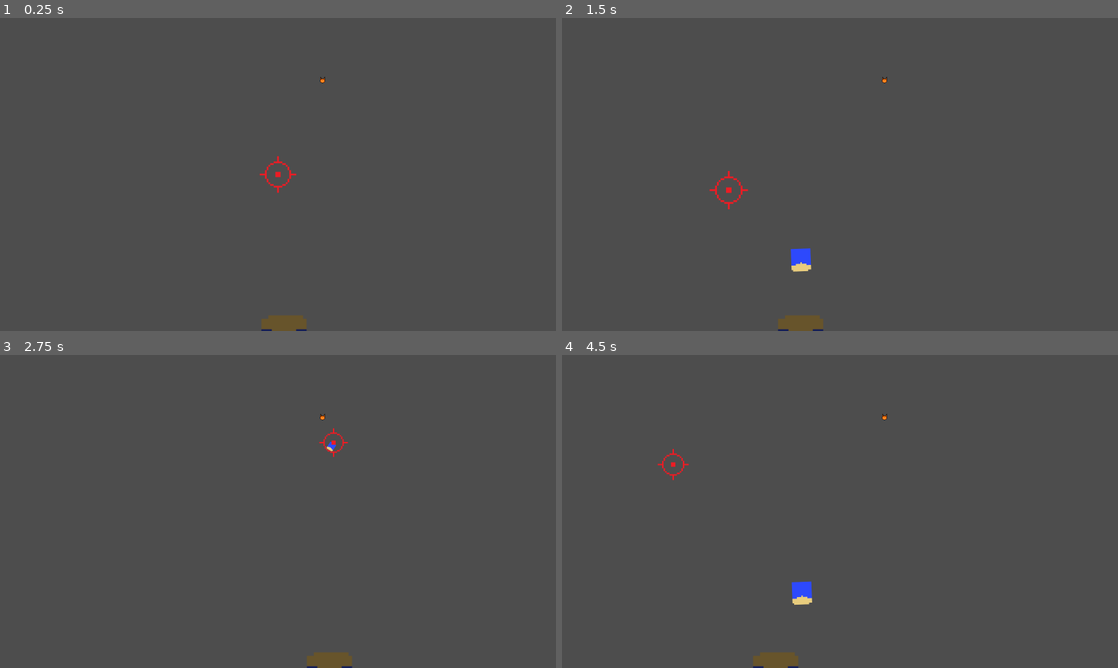
Above: before the commit, frames 1-4 (two rows, left to right).
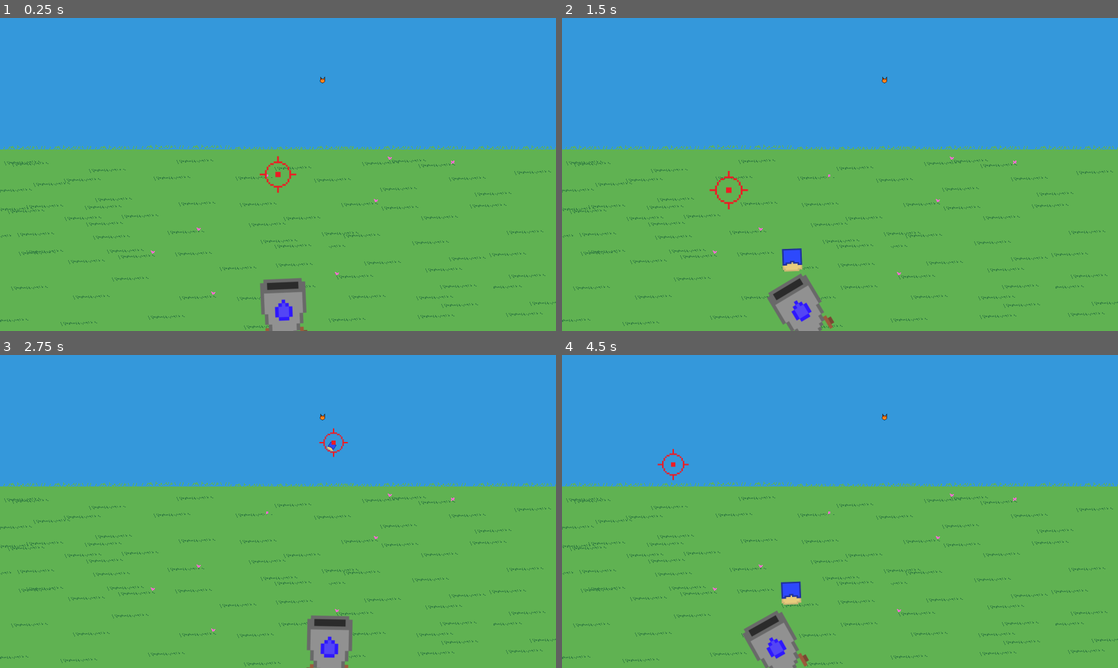
Above: after the commit, the same moments.

Repository: asterbot/uwgdc-game-jam-2025
Game: Godot game, scene res://scenes/main.tscn
The game is run twice, just before and just after one commit, with the same random seed, the same clock (stepped at 60 frames per second) and the same inputs.
Inputs (mouse positions are in pixels of both pictures, inside the frame that each line leads up to):
- Up to frame 1 (0.25 s): no input
- Up to frame 2 (1.5 s): move the mouse to (962, 158) at 0.52 s; press the mouse at (962, 158) at 0.53 s; move the mouse to (728, 190) at 1.27 s; release the mouse at (728, 190) at 1.28 s; click (728, 190) at 1.35 s
- Up to frame 3 (2.75 s): move the mouse to (333, 442) at 2.02 s; press the mouse at (333, 442) at 2.03 s
- Up to frame 4 (4.5 s): move the mouse to (812, 574) at 2.77 s; release the mouse at (812, 574) at 2.78 s; click (812, 574) at 2.85 s; move the mouse to (1006, 558) at 3.52 s; press the mouse at (1006, 558) at 3.53 s; move the mouse to (673, 464) at 4.27 s; release the mouse at (673, 464) at 4.28 s; click (673, 464) at 4.35 s

The runs differ from the first frame. In frame 1, 100% of the frame differs, in the area x 0-100%, y 0-100%; in frame 2, 100%; in frame 3, 100%; in frame 4, 100%.

Commit message:
bg and cannon

Diff:
--- a/scenes/main.gd
+++ b/scenes/main.gd
@@ -5,6 +5,7 @@
 
 func _ready() -> void:
 	player_node.projectiles_node = projectiles_node
+	$Stage.layer = -1
 
 func _process(delta: float) -> void:
 	pass
--- a/scenes/main.tscn
+++ b/scenes/main.tscn
@@ -1,12 +1,15 @@
-[gd_scene load_steps=4 format=3 uid="uid://dnrkqfb11gtlu"]
+[gd_scene load_steps=5 format=3 uid="uid://dnrkqfb11gtlu"]
 
 [ext_resource type="Script" path="res://scenes/main.gd" id="1_e7st0"]
+[ext_resource type="PackedScene" uid="uid://did6iwr131182" path="res://scenes/stage.tscn" id="2_nce7u"]
 [ext_resource type="PackedScene" uid="uid://2mf33gict135" path="res://scenes/player/player.tscn" id="2_nij8n"]
 [ext_resource type="PackedScene" uid="uid://gtiygoqo12t1" path="res://scenes/cat_enemies/test_cat/test_cat.tscn" id="3_jy5we"]
 
 [node name="Main" type="Node2D"]
 script = ExtResource("1_e7st0")
 metadata/_edit_lock_ = true
+
+[node name="Stage" parent="." instance=ExtResource("2_nce7u")]
 
 [node name="Enemies" type="Node2D" parent="."]
 metadata/_edit_lock_ = true
--- a/scenes/player/player.gd
+++ b/scenes/player/player.gd
@@ -32,8 +32,12 @@
 	cannon_sprite.position = Vector2(
 		# x-coord uses frame-agnositc lerp smoothing, source: https://youtu.be/LSNQuFEDOyQ?t=2921
 		mouse_pos.x + (cannon_pos.x - mouse_pos.x)*exp(-5*delta),
-		viewport_size.y
+		viewport_size.y - 60
 	)
+
+	# Set cannon to point at cursor
+	var diff_vector : Vector2 = (cursor_sprite.global_position - cannon_sprite.global_position).normalized()
+	cannon_sprite.rotation = diff_vector.angle() + PI/2
 
 
 func _input(event: InputEvent):
--- a/scenes/player/player.tscn
+++ b/scenes/player/player.tscn
@@ -1,8 +1,8 @@
 [gd_scene load_steps=4 format=3 uid="uid://2mf33gict135"]
 
 [ext_resource type="Script" path="res://scenes/player/player.gd" id="1_44hls"]
-[ext_resource type="Texture2D" uid="uid://cr47iuwu2i0s6" path="res://assets/crosshair.png" id="2_qq13q"]
-[ext_resource type="Texture2D" uid="uid://ccmptxm1chwvw" path="res://assets/deodorant.png" id="3_n7hab"]
+[ext_resource type="Texture2D" uid="uid://3e6b477vhtur" path="res://assets/crosshair.png" id="2_qq13q"]
+[ext_resource type="Texture2D" uid="uid://cdtr28i8wlkd8" path="res://assets/cannon.png" id="3_mv84p"]
 
 [node name="Player" type="Node2D"]
 script = ExtResource("1_44hls")
@@ -11,10 +11,9 @@
 texture = ExtResource("2_qq13q")
 
 [node name="Cannon" type="Sprite2D" parent="."]
-modulate = Color(0.444981, 0.411038, 0.347829, 1)
-position = Vector2(860, 843)
+position = Vector2(858, 778)
 scale = Vector2(2, 2)
-texture = ExtResource("3_n7hab")
+texture = ExtResource("3_mv84p")
 
 [node name="ProjectileSpawnPos" type="Marker2D" parent="Cannon"]
 unique_name_in_owner = true
--- a/scenes/projectile/projectile.gd
+++ b/scenes/projectile/projectile.gd
@@ -15,9 +15,9 @@
 var vi_x: float
 
 var d_y: float
-var vf_y : float = -100	# final velocity at target
+var vf_y : float = -100 # final velocity at target
 var a_y : float			# acceleration to reach target
-var vi_y : float			# initial velocity to reach target
+var vi_y : float		# initial velocity to reach target
 ## NOTE: u,a calculated from v, T and displacement in _ready()
 
 # d = vi*t + (1/2)*a*t^2
--- /dev/null
+++ b/scenes/stage.tscn
@@ -0,0 +1,14 @@
+[gd_scene load_steps=2 format=3 uid="uid://did6iwr131182"]
+
+[ext_resource type="Texture2D" uid="uid://buqokf3blfkrm" path="res://assets/background.png" id="1_gafqd"]
+
+[node name="Stage" type="CanvasLayer"]
+
+[node name="TextureRect" type="TextureRect" parent="."]
+z_index = -1
+anchors_preset = 15
+anchor_right = 1.0
+anchor_bottom = 1.0
+grow_horizontal = 2
+grow_vertical = 2
+texture = ExtResource("1_gafqd")
Binary file added: assets/background.png
Binary file added: assets/bush.png
Binary file added: assets/cannon.png
Binary file changed: assets/deodorant.png
Binary file added: assets/grass.png
Not shown: 1 places in scenes/cat_enemies/test_cat/test_cat.tscn that only renumber resources
Not shown: 1 places in scenes/projectile/projectile.tscn that only renumber resources
